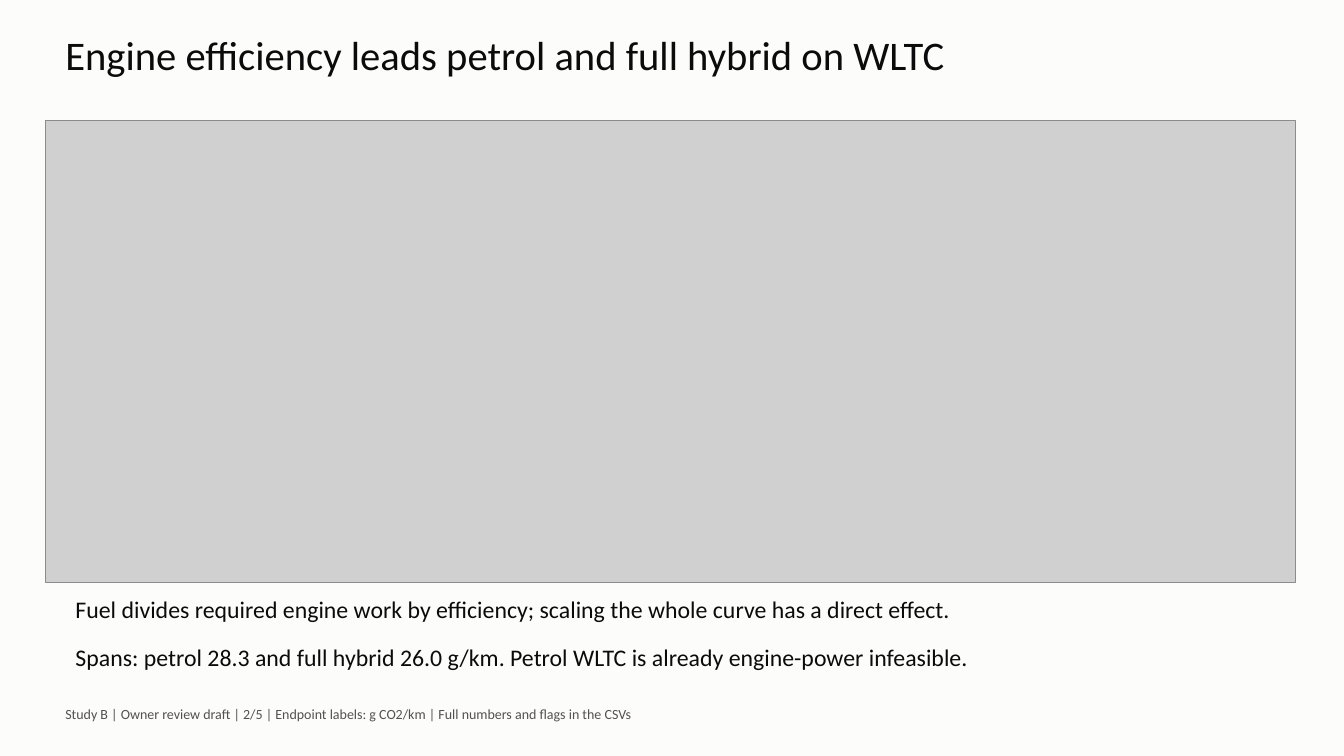
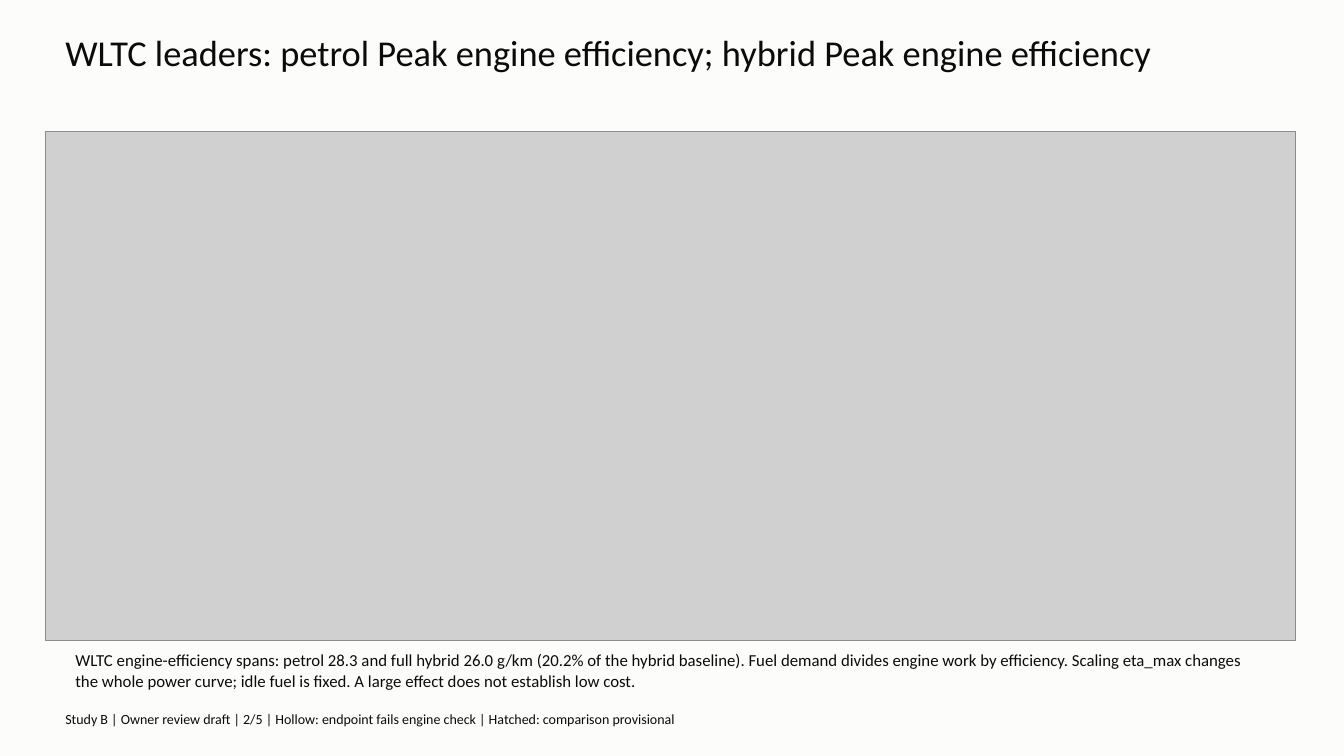
Before and after one commit to fzizzle/pwt-co2-simulation, a slide deck: slide 2 of docs/study-b-slides.pptx. Drawn at 1344x756 pixels with LibreOffice and Linux fonts; fonts in the diff are those of the drawing; grey boxes stand for pictures. Boxes give left, top, right and bottom in pixels: in the first picture for what was removed or moved away, otherwise in the second. Text is boxed around its words. In the diff, an @@ line names an element or a change of style, - is before the commit and + after.

Commit message:
Address Study B review and add robustness experiments

```diff
--- a/docs/study-b-slides.pptx
+++ b/docs/study-b-slides.pptx
@@ text at [65,40,1151,73]: text changed; size 29 to 26 pt @@
-Engine efficiency leads petrol and full hybrid on WLTC
+WLTC leaders: petrol Peak engine efficiency; hybrid Peak engine efficiency
@@ picture: place and size @@
-picture at [45,121,1296,583]
+picture at [45,131,1296,641]
@@ text at [75,654,1240,690]: text changed; size 17 to 12 pt @@
-Fuel divides required engine work by efficiency; scaling the whole curve has a direct effect.
-Spans: petrol 28.3 and full hybrid 26.0 g/km. Petrol WLTC is already engine-power infeasible.
+WLTC engine-efficiency spans: petrol 28.3 and full hybrid 26.0 g/km (20.2% of the hybrid baseline). Fuel demand divides engine work by efficiency. Scaling eta_max changes the whole power curve; idle fuel is fixed. A large effect does not establish low cost.
@@ text at [65,714,675,727]: text changed; text colour #52514E to #0B0B0B @@
-Study B | Owner review draft | 2/5 | Endpoint labels: g CO2/km | Full numbers and flags in the CSVs
+Study B | Owner review draft | 2/5 | Hollow: endpoint fails engine check | Hatched: comparison provisional
```
Also in this commit, not shown: 3 other slides changed, 1 slide added, 1 slide removed, 29 other files.
